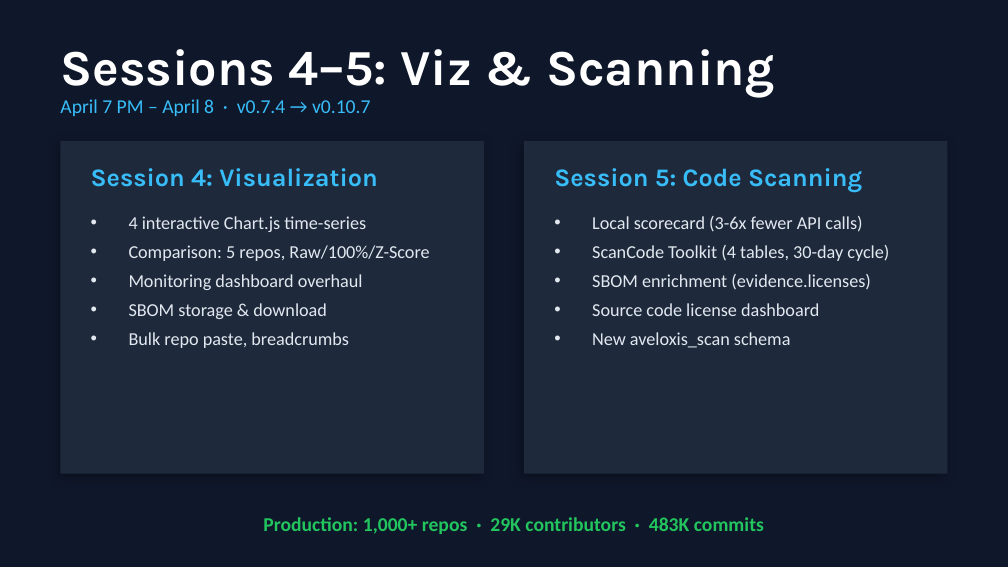
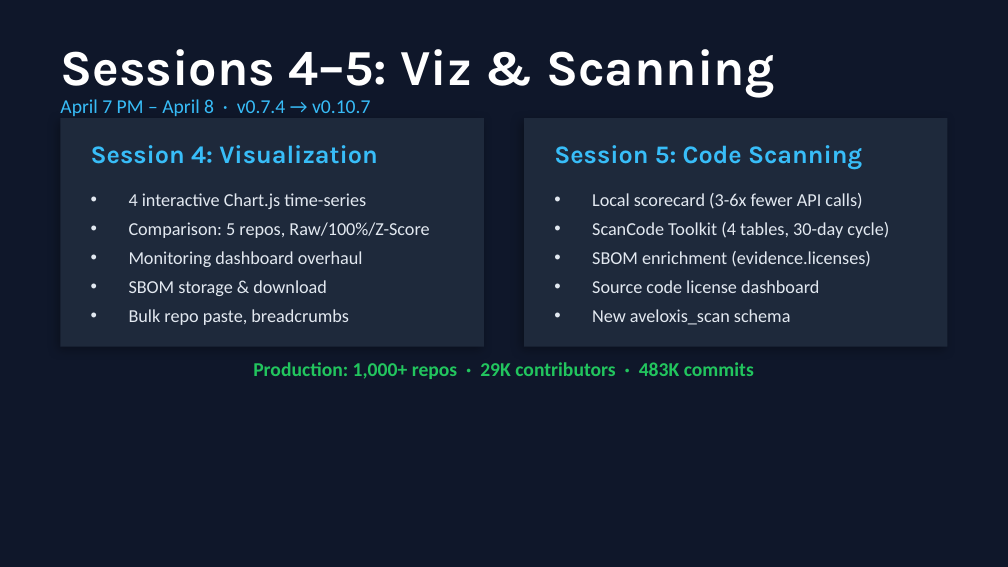
Before and after one commit to aveloxis/aveloxis, a slide deck: slide 6 of aveloxis-story/aveloxis-presentation.pptx. Drawn at 1008x567 pixels with LibreOffice and Linux fonts; fonts in the diff are those of the drawing. Boxes give left, top, right and bottom in pixels: in the first picture for what was removed or moved away, otherwise in the second. Text is boxed around its words. In the diff, an @@ line names an element or a change of style, - is before the commit and + after.

```diff
--- a/aveloxis-story/aveloxis-presentation.pptx
+++ b/aveloxis-story/aveloxis-presentation.pptx
@@ rectangle: place and size @@
-rectangle at (60, 141, 484, 474)
+rectangle at (60, 118, 484, 347)
@@ rectangle: place and size @@
-rectangle at (524, 141, 948, 474)
+rectangle at (524, 118, 948, 347)
@@ 4 texts: place and size @@
-4 texts at (91, 168, 889, 348)
+4 texts at (91, 145, 889, 325)
@@ text "Production: 1,000+ repos · 29K ...": place and size @@
-text "Production: 1,000+ repos · 29K ..." at (263, 517, 764, 534)
+text "Production: 1,000+ repos · 29K ..." at (253, 362, 754, 379)
```
Also in this commit, not shown: 3 other slides changed, 1 other file.
